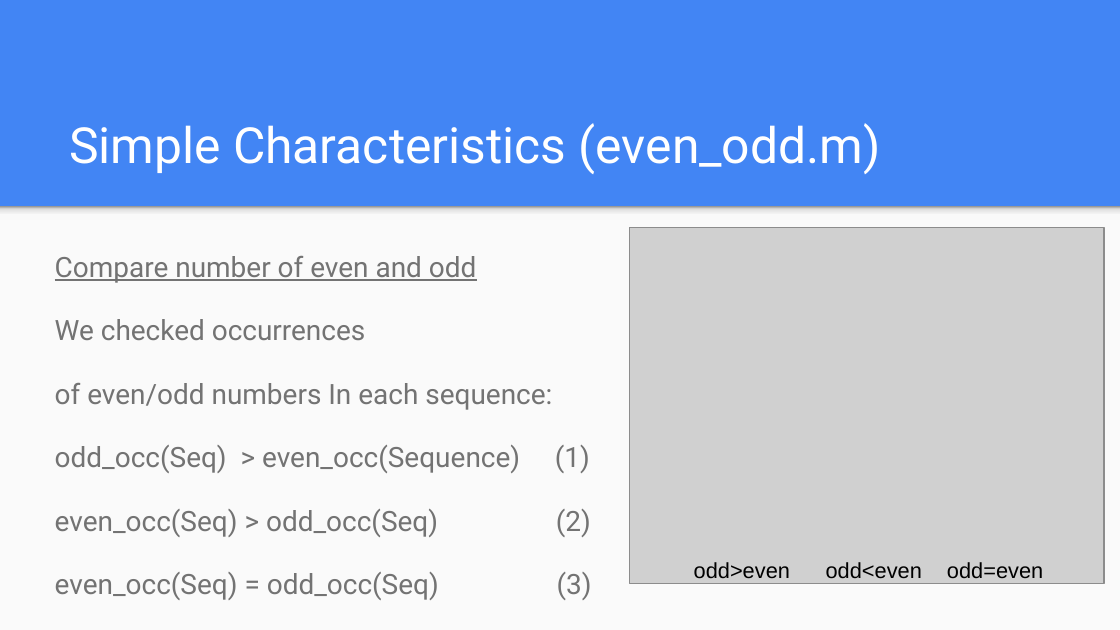
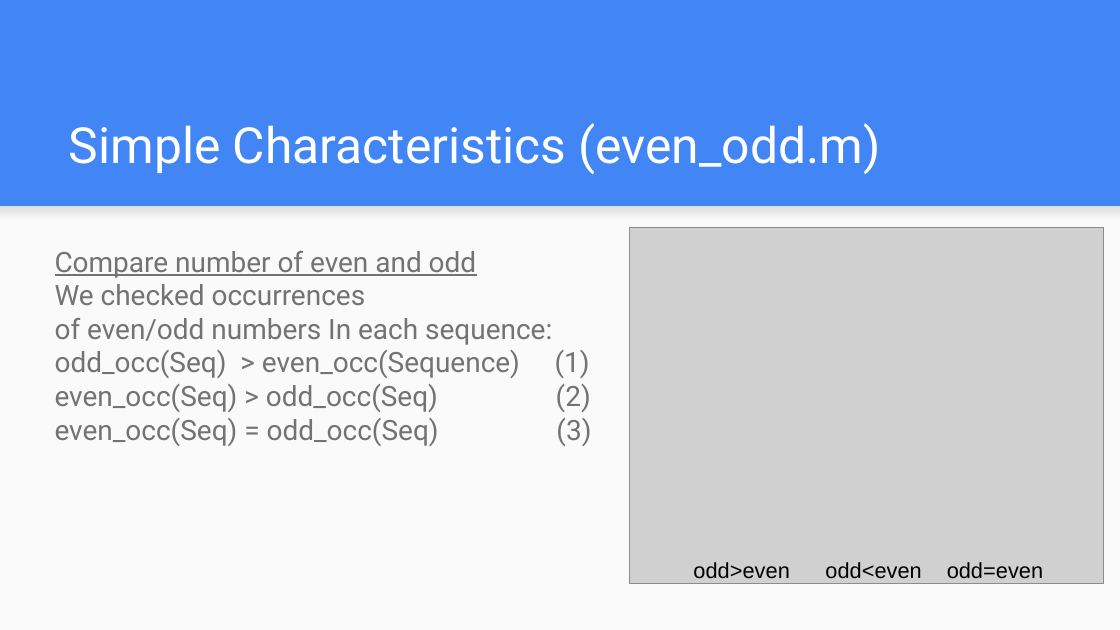
Before and after one commit to orzuk/OEIS, a slide deck: slide 11 of Filtering and summary statistics/filtering+stats.pptx. Drawn at 1120x630 pixels with LibreOffice and Linux fonts; fonts in the diff are those of the drawing; grey boxes stand for pictures. Boxes give left, top, right and bottom in pixels: in the first picture for what was removed or moved away, otherwise in the second. Text is boxed around its words. In the diff, an @@ line names an element or a change of style, - is before the commit and + after.

```diff
--- a/Filtering and summary statistics/filtering+stats.pptx
+++ b/Filtering and summary statistics/filtering+stats.pptx
@@ rectangle at [0, 206, 1120, 220]: fill gradient #F9F9F9 to #DEDEDE to #999999 to gradient #F9F9F9 to #DEDEDE @@
@@ text "Compare number of even and ..." at [55, 251, 591, 446]: line spacing 1.15 to 1; less space between paragraphs @@
```
Also in this commit, not shown: 18 other slides changed, 2 other files.
